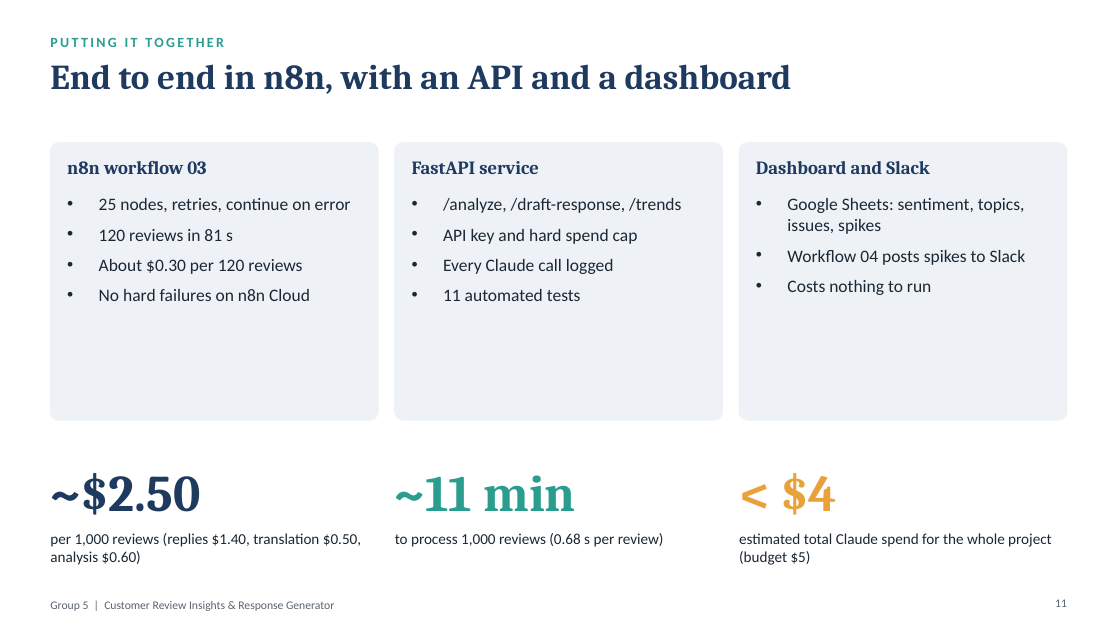
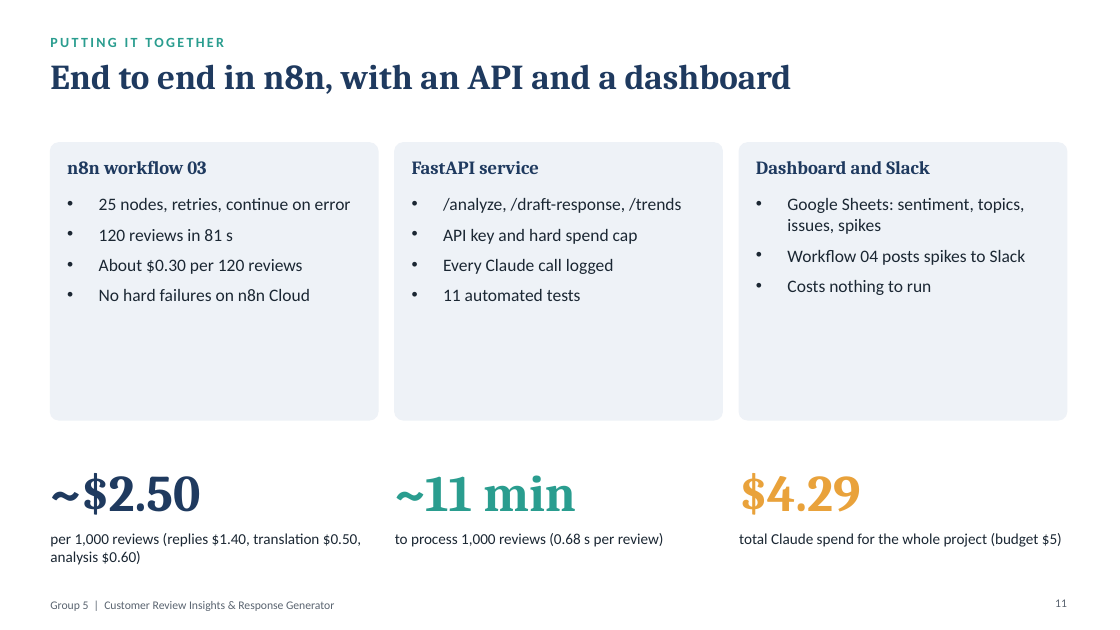
Before and after one commit to west01srinivas-hue/Capstone_Project_Group_5, a slide deck: slide 11 of docs/final/Final_Presentation.pptx. Drawn at 1120x630 pixels with LibreOffice and Linux fonts; fonts in the diff are those of the drawing. Boxes give left, top, right and bottom in pixels: in the first picture for what was removed or moved away, otherwise in the second. Text is boxed around its words. In the diff, an @@ line names an element or a change of style, - is before the commit and + after.

```diff
--- a/docs/final/Final_Presentation.pptx
+++ b/docs/final/Final_Presentation.pptx
@@ text at [739, 473, 860, 515]: text changed @@
-< $4
+$4.29
@@ text at [739, 533, 1062, 547]: text changed @@
-estimated total Claude spend for the whole project (budget $5)
+total Claude spend for the whole project (budget $5)
```
Also in this commit, not shown: 3 other files.
